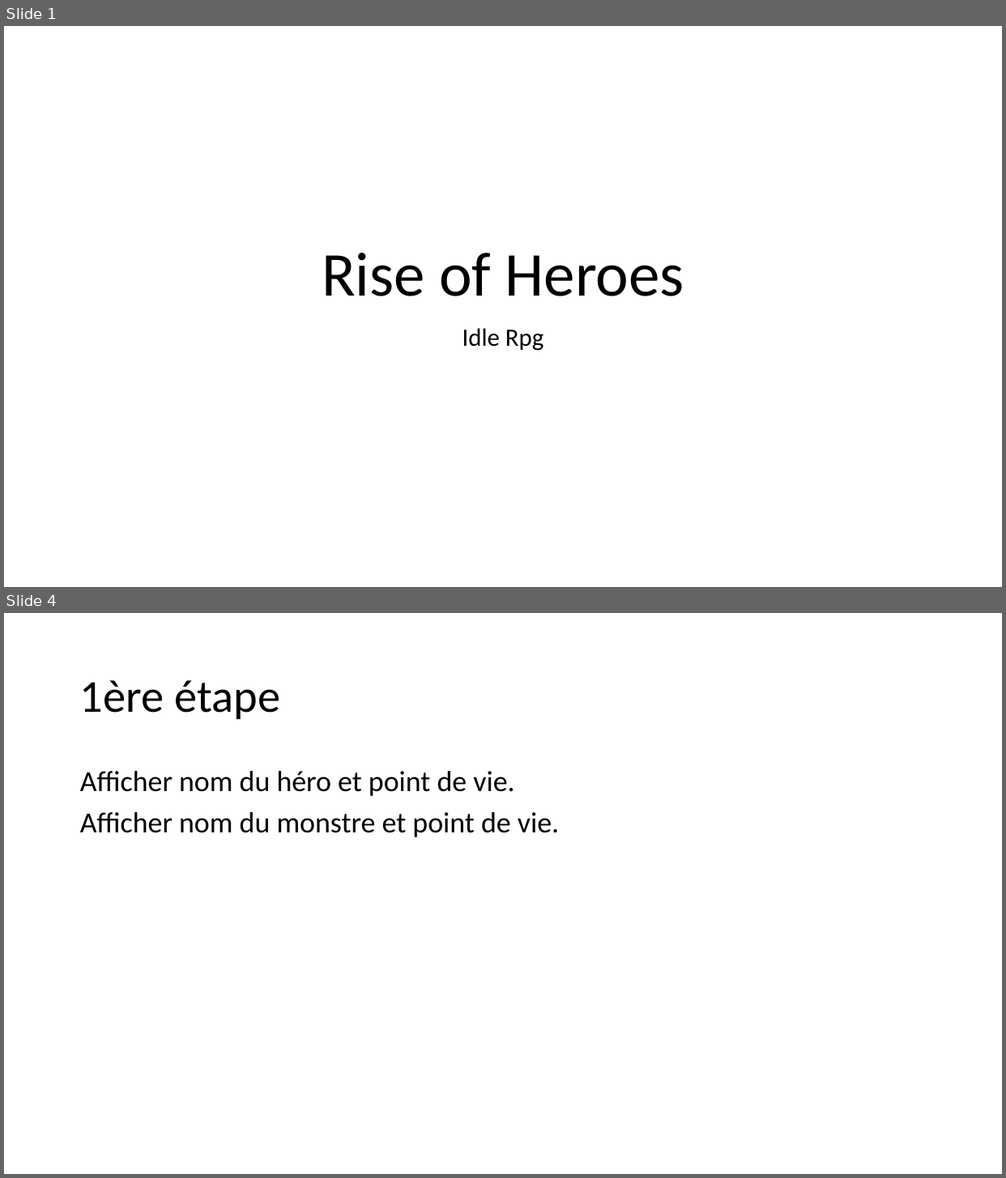
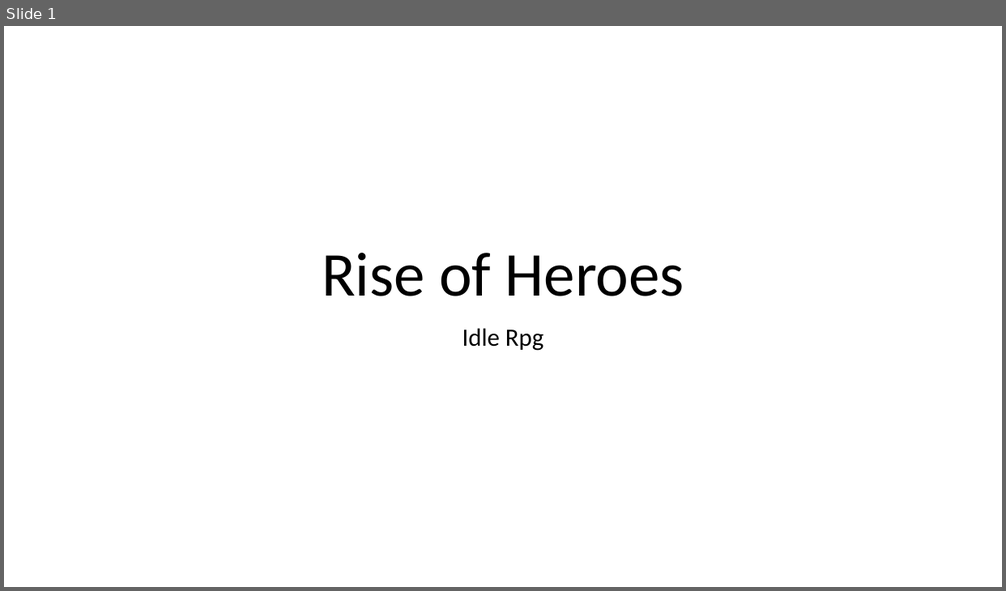
Before and after one commit to Ezazhel/RiseOfHeroes, a slide deck: Rise of Heroes.pptm. Shown one above the other, each under a label of ours: slides 1 and 4 before the commit, slide 1 after it; the slides between them are not shown. The pictures are 1006x1178 and 1006x591 pixels, drawn with LibreOffice and Linux fonts; fonts in the diff are those of the drawing. Boxes give left, top, right and bottom in pixels: in the first picture for what was removed or moved away, otherwise in the second. Text is boxed around its words. In the diff, an @@ line names an element or a change of style, - is before the commit and + after.

```diff
--- a/Rise of Heroes.pptm
+++ b/Rise of Heroes.pptm
@@ slide 4 removed at (x1=4, y1=613, x2=1002, y2=1174), background #FFFFFF @@
@@ title removed at (x1=80, y1=680, x2=280, y2=719) @@
-1ère étape
@@ text removed at (x1=80, y1=771, x2=559, y2=837) @@
-Afficher nom du héro et point de vie.
-Afficher nom du monstre et point de vie.
```
Also in this commit, not shown: 3 slides added, 4 other slides removed, 47 other files.
